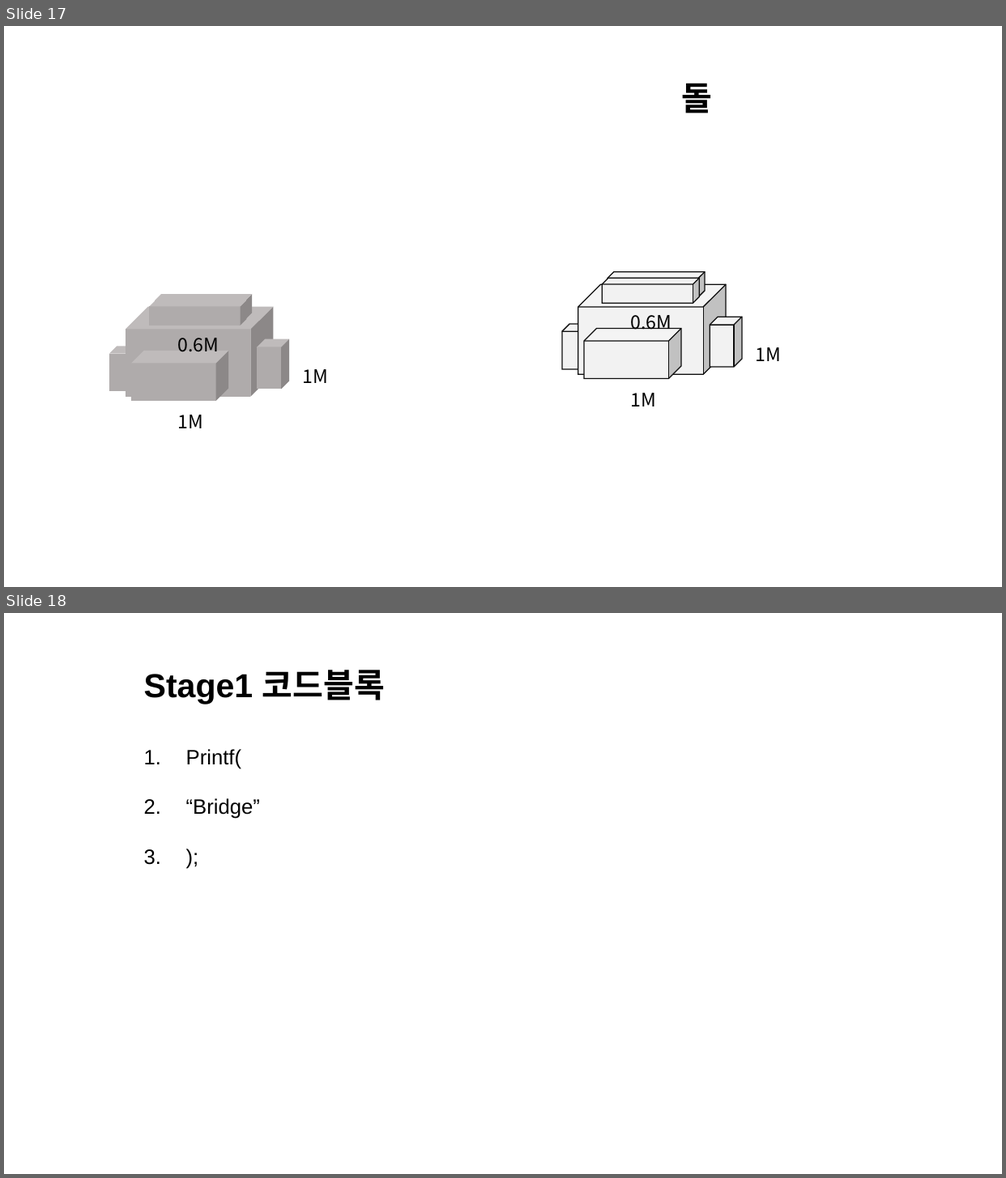
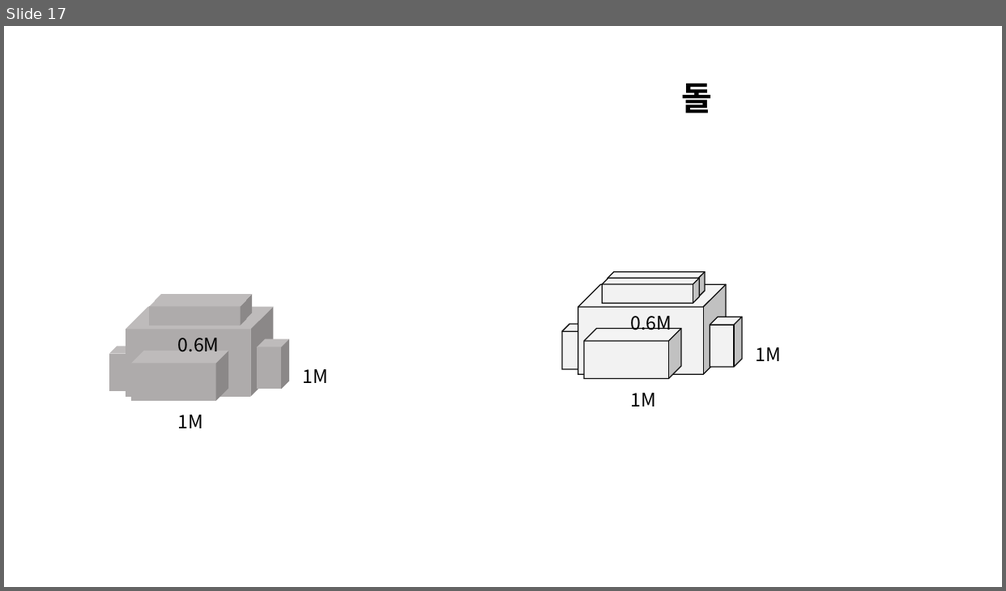
Before and after one commit to Sunghooni/Narsha, a slide deck: 기획/코딩게임 예시.pptx. Shown one above the other, each under a label of ours: slides 17 and 18 before the commit, slide 17 after it. The pictures are 1006x1178 and 1006x591 pixels, drawn with LibreOffice and Linux fonts; fonts in the diff are those of the drawing. Boxes give left, top, right and bottom in pixels: in the first picture for what was removed or moved away, otherwise in the second. Text is boxed around its words. In the diff, an @@ line names an element or a change of style, - is before the commit and + after.

```diff
--- a/기획/코딩게임 예시.pptx
+++ b/기획/코딩게임 예시.pptx
@@ slide 18 removed at [4,613,1002,1174], background #FFFFFF @@
@@ text removed at [144,670,385,819] @@
-Stage1 코드블록
-1. Printf(
-2. “Bridge”
-3. );
```
Also in this commit, not shown: 15 other slides changed, 1 slide added.
